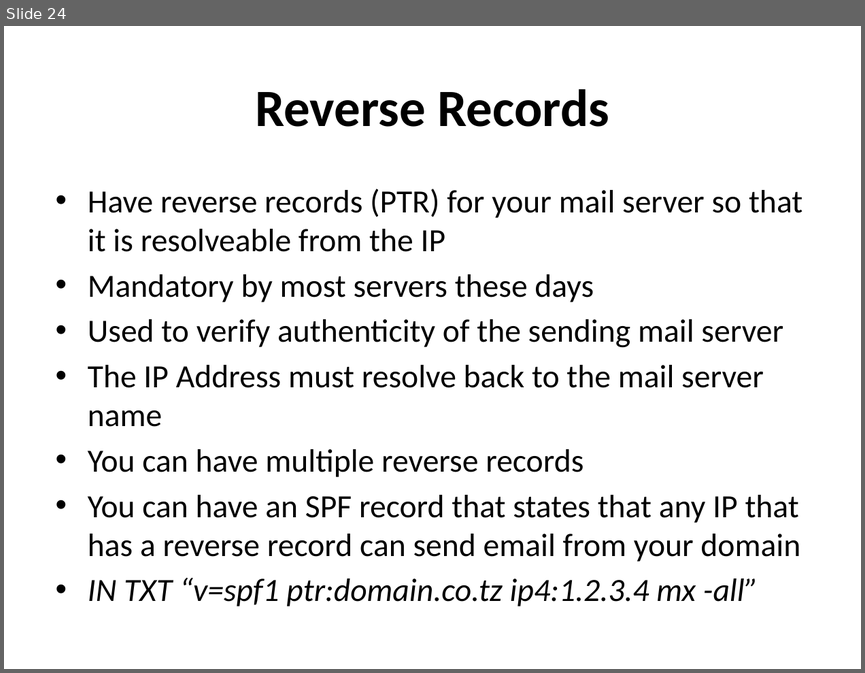
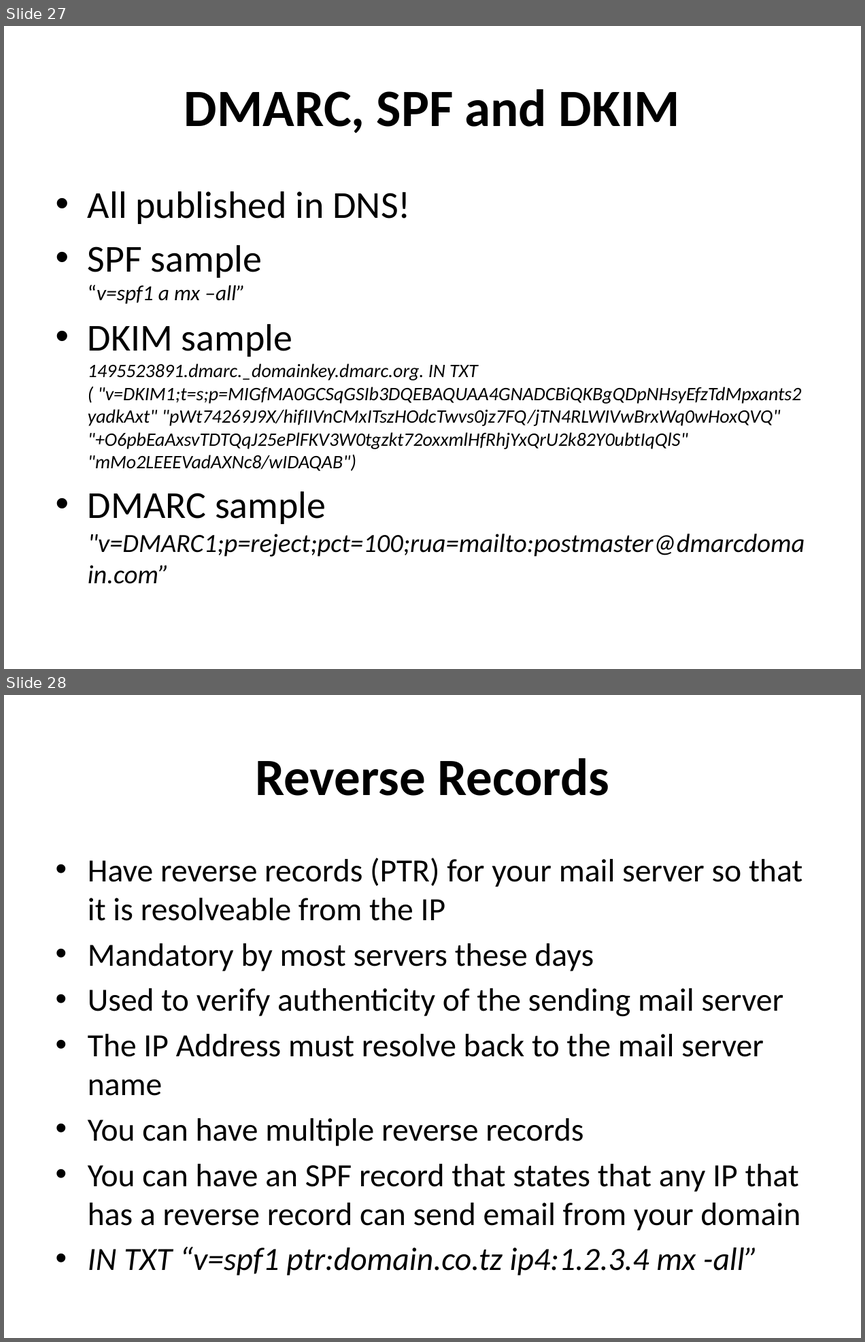
Before and after one commit to afnog/sse, a slide deck: postfix/postfix-mailgateway-debian.ppt. Shown one above the other, each under a label of ours: slide 24 before the commit, slides 27 and 28 after it. The pictures are 865x673 and 865x1342 pixels, drawn with LibreOffice and Linux fonts; fonts in the diff are those of the drawing. Boxes give left, top, right and bottom in pixels: in the first picture for what was removed or moved away, otherwise in the second. Text is boxed around its words. In the diff, an @@ line names an element or a change of style, - is before the commit and + after.

```diff
--- a/postfix/postfix-mailgateway-debian.ppt
+++ b/postfix/postfix-mailgateway-debian.ppt
@@ slide 27 added at bbox=[4, 26, 861, 669], background #FFFFFF @@
@@ title added at bbox=[184, 89, 680, 133], 44 pt, text #000000, bold @@
+DMARC, SPF and DKIM
@@ text added at bbox=[88, 191, 805, 584], 16 pt, text #000000, italic @@
+• All published in DNS!
+• SPF sample
+  “v=spf1 a mx –all”
+• DKIM sample
+  1495523891.dmarc._domainkey.dmarc.org. IN TXT ( "v=DKIM1;t=s;p=MIGfMA0GCSqGSIb3DQEBAQUAA4GNADCBiQKBgQDpNHsyEfzTdMpxants2yadkAxt" "pWt74269J9X/hifIIVnCMxITszHOdcTwvs0jz7FQ/jTN4RLWIVwBrxWq0wHoxQVQ" "+O6pbEaAxsvTDTQqJ25ePlFKV3W0tgzkt72oxxmlHfRhjYxQrU2k82Y0ubtIqQlS" "mMo2LEEEVadAXNc8/wIDAQAB")
+• DMARC sample
+  "v=DMARC1;p=reject;pct=100;rua=mailto:postmaster@dmarcdomain.com”
@@ what was slide 24 is now slide 28 @@
```
Also in this commit, not shown: 1 slide changed, 4 other slides added, 1 slide removed.
